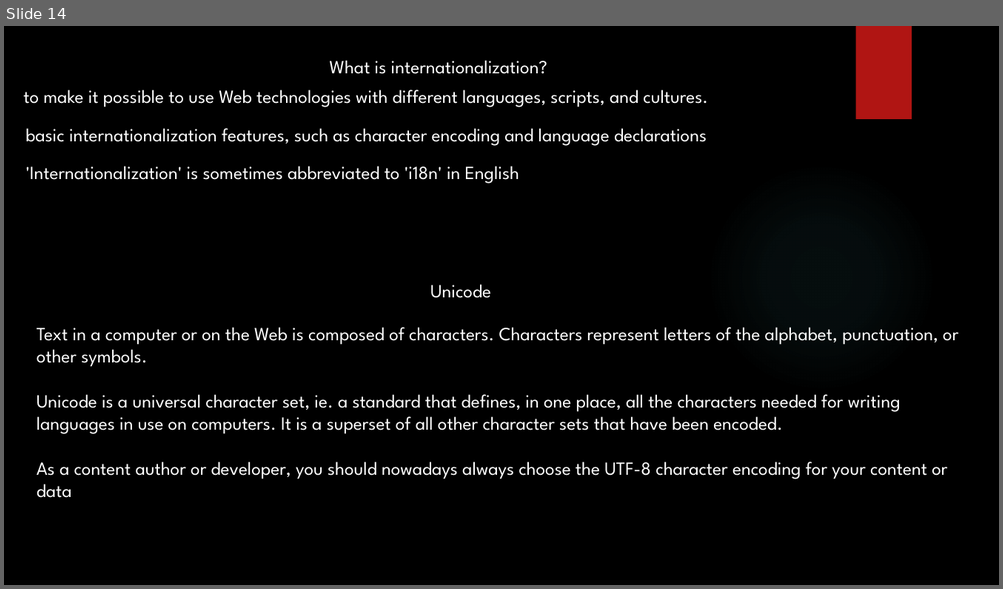
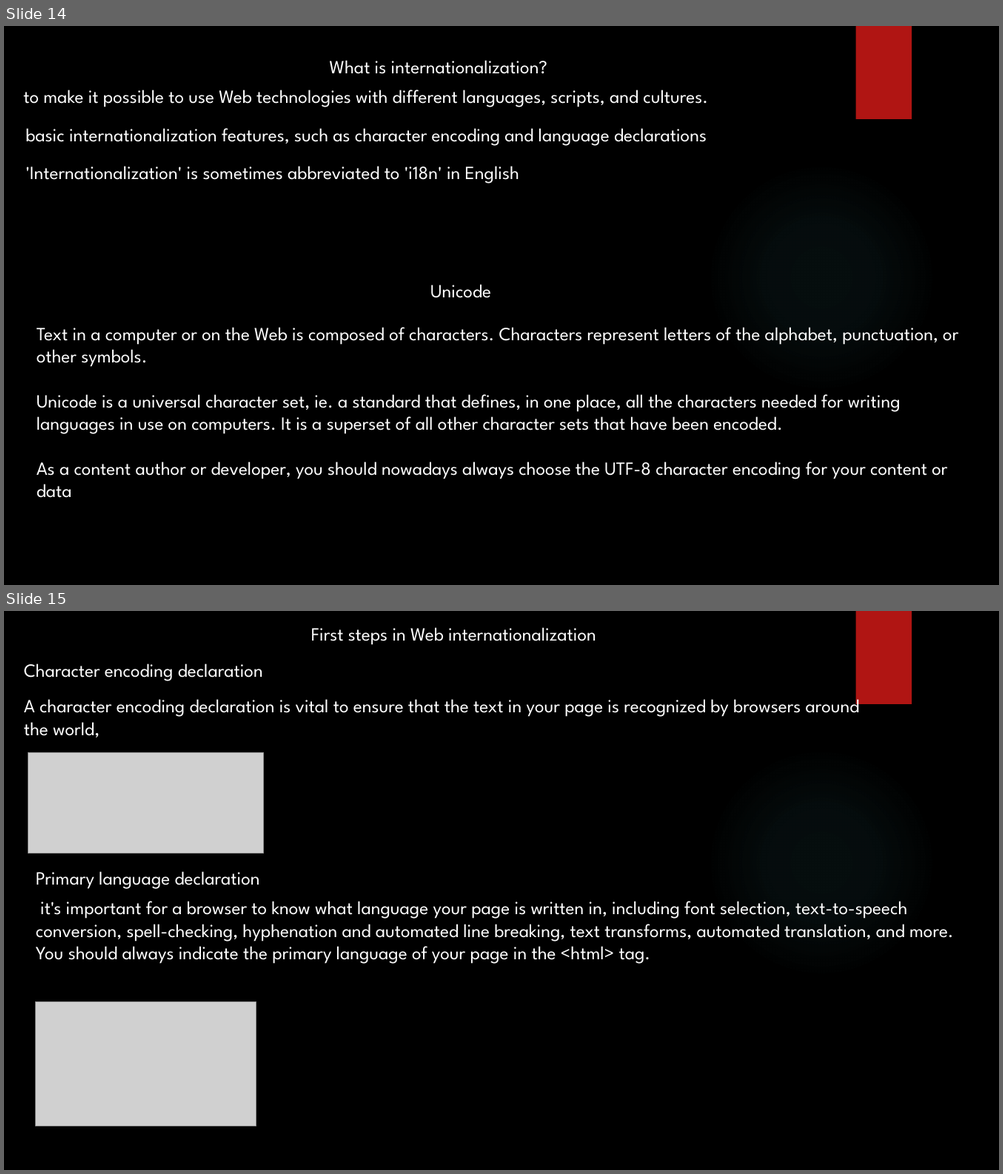
Before and after one commit to yogeshwar1996/HTML5CSS, a slide deck: Fundamentals of HTML and CSS.pptx. Shown one above the other, each under a label of ours: slide 14 before the commit, slides 14 and 15 after it. The pictures are 1003x589 and 1003x1174 pixels, drawn with LibreOffice and Linux fonts; fonts in the diff are those of the drawing; grey boxes stand for pictures; background and template pictures are left out. Boxes give left, top, right and bottom in pixels: in the first picture for what was removed or moved away, otherwise in the second. Text is boxed around its words. In the diff, an @@ line names an element or a change of style, - is before the commit and + after.

Commit message:
Add Slide for First steps in web internationalization

```diff
--- a/Fundamentals of HTML and CSS.pptx
+++ b/Fundamentals of HTML and CSS.pptx
@@ slide 15 added at [4, 611, 999, 1170], background picture (left out); not listed: 2 template elements that a slide beside it also shows @@
@@ text added at [311, 627, 596, 645], 18 pt, text #FFFFFF @@
+First steps in Web internationalization
@@ text added at [24, 664, 263, 681], 18 pt, text #FFFFFF @@
+Character encoding declaration
@@ text added at [24, 694, 859, 738], 18 pt, text #FFFFFF @@
+A character encoding declaration is vital to ensure that the text in your page is recognized by browsers around the world,
@@ picture added at [28, 753, 264, 853] @@
@@ text added at [36, 871, 260, 889], 18 pt, text #FFFFFF @@
+Primary language declaration
@@ text added at [36, 901, 953, 964], 18 pt, text #FFFFFF @@
+it's important for a browser to know what language your page is written in, including font selection, text-to-speech conversion, spell-checking, hyphenation and automated line breaking, text transforms, automated translation, and more. You should always indicate the primary language of your page in the <html> tag.
@@ picture added at [36, 1002, 256, 1128] @@
```
Also in this commit, not shown: 1 slide removed.
